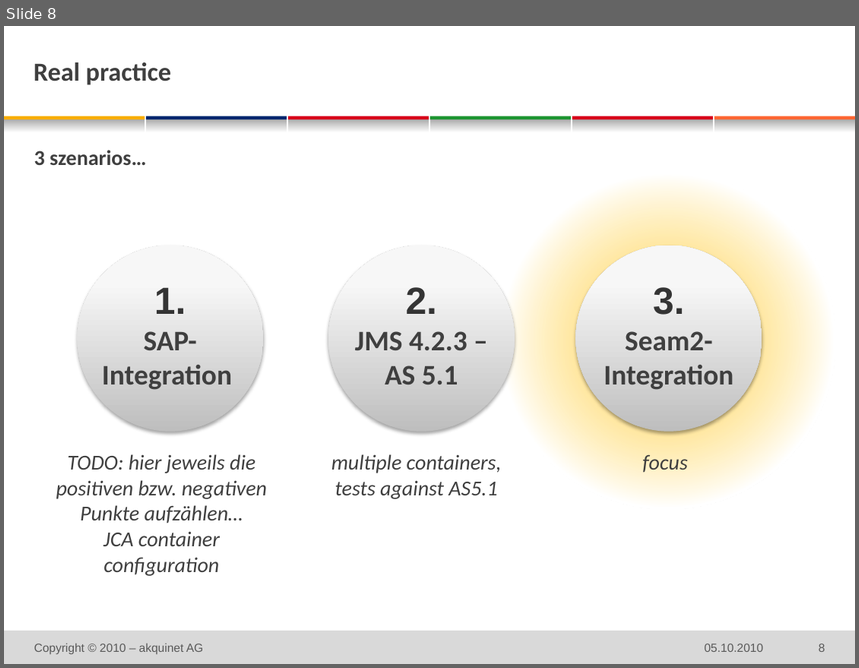
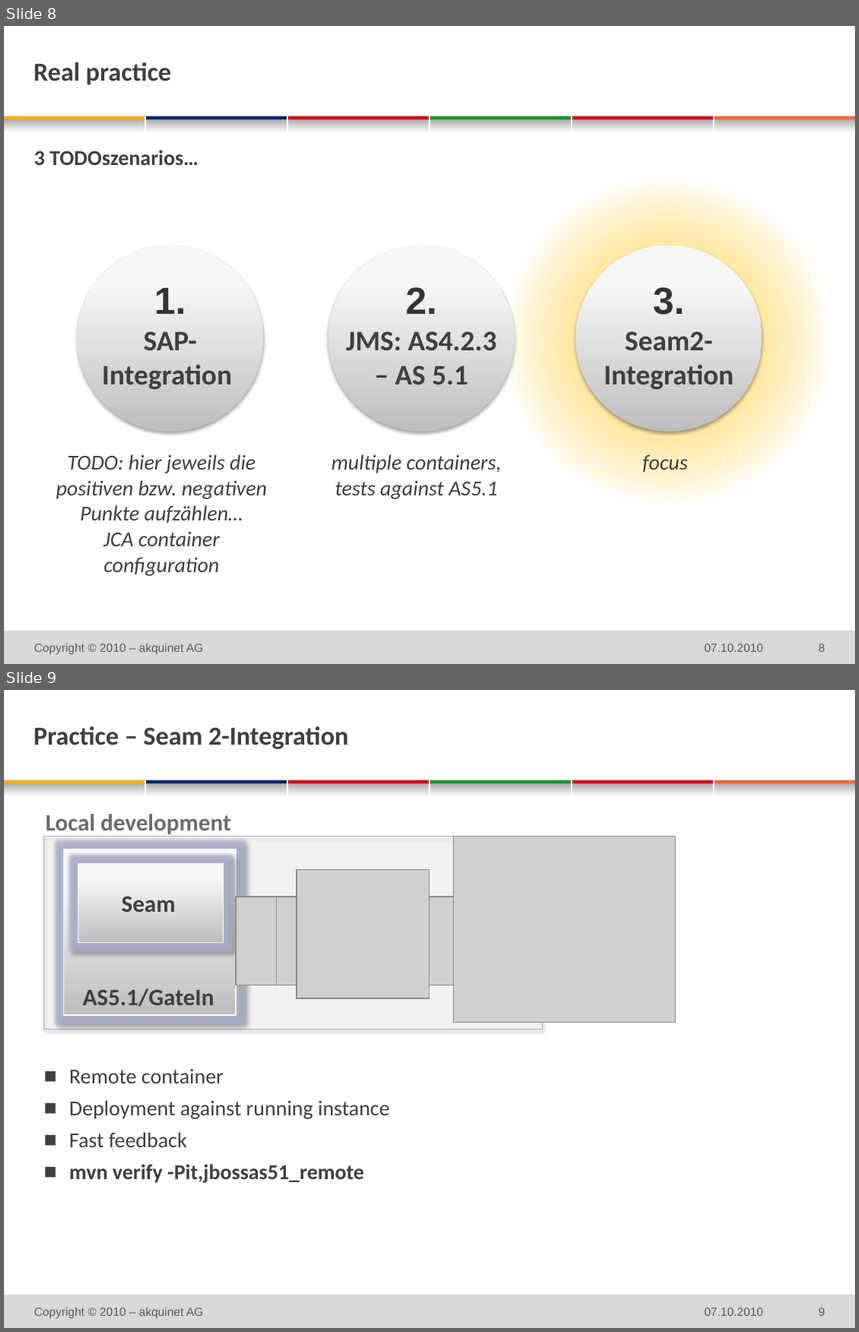
Before and after one commit to michaelschuetz/seamArquillian-judcon2010, a slide deck: doc/judcon_SeamArquillian.pptx. Shown one above the other, each under a label of ours: slide 8 before the commit, slides 8 and 9 after it. The pictures are 859x668 and 859x1332 pixels, drawn with LibreOffice and Linux fonts; fonts in the diff are those of the drawing; grey boxes stand for pictures; background and template pictures are left out. Boxes give left, top, right and bottom in pixels: in the first picture for what was removed or moved away, otherwise in the second. Text is boxed around its words. In the diff, an @@ line names an element or a change of style, - is before the commit and + after.

```diff
--- a/doc/judcon_SeamArquillian.pptx
+++ b/doc/judcon_SeamArquillian.pptx
@@ slide 9 added at [4,690,855,1328], background #FFFFFF; not listed: 13 template elements that a slide beside it also shows @@
@@ title added at [34,726,348,749], 22 pt, text #3F3F3F, bold @@
+Practice – Seam 2-Integration
@@ text added at [46,814,231,837], 20 pt, text #6C6C6C, bold @@
+Local development
@@ rectangle added at [44,837,543,1030], fill #F2F2F2 at 15% opacity, outline #A9AEC8 0.75 pt @@
@@ rectangle added at [63,849,236,1015], fill gradient #BEBEBE to #F7F7F7 to #F8F8F8, outline #F9F9F9 0.75 pt @@
@@ picture added at [454,837,677,1023] @@
@@ rectangle added at [78,863,224,943], fill gradient #BEBEBE to #F7F7F7 to #F8F8F8, outline #F9F9F9 0.75 pt @@
@@ picture added at [297,869,430,999] @@
@@ text added at [122,896,176,912], 20 pt, text #3F3F3F, bold @@
+Seam
@@ picture added at [236,897,446,986] @@
@@ picture added at [276,897,487,986] @@
@@ text added at [83,989,215,1007], 20 pt, text #3F3F3F, bold @@
+AS5.1/GateIn
@@ text added at [69,1069,390,1183], 18 pt, text #3F3F3F @@
+  ■ Remote container
+  ■ Deployment against running instance
+  ■ Fast feedback
+  ■ mvn verify -Pit,jbossas51_remote
@@ text added at [34,1308,203,1319], 10 pt, text #595959 @@
+Copyright © 2010 – akquinet AG
@@ text added at [705,1308,764,1316], 10 pt, text #595959 @@
+07.10.2010
@@ page number added at [819,1308,826,1316], 10 pt, text #595959 @@
+9
@@ slide 8 changed as well @@
@@ text at [34,150,199,165]: text changed @@
-3 szenarios…
+3 TODOszenarios…
@@ text at [346,332,497,385]: text changed @@
-JMS 4.2.3 – AS 5.1
+JMS: AS4.2.3 – AS 5.1
@@ text at [705,644,764,652]: text changed @@
-05.10.2010
+07.10.2010
```
Also in this commit, not shown: 12 other slides changed, 1 other slide added, 1 slide removed.
